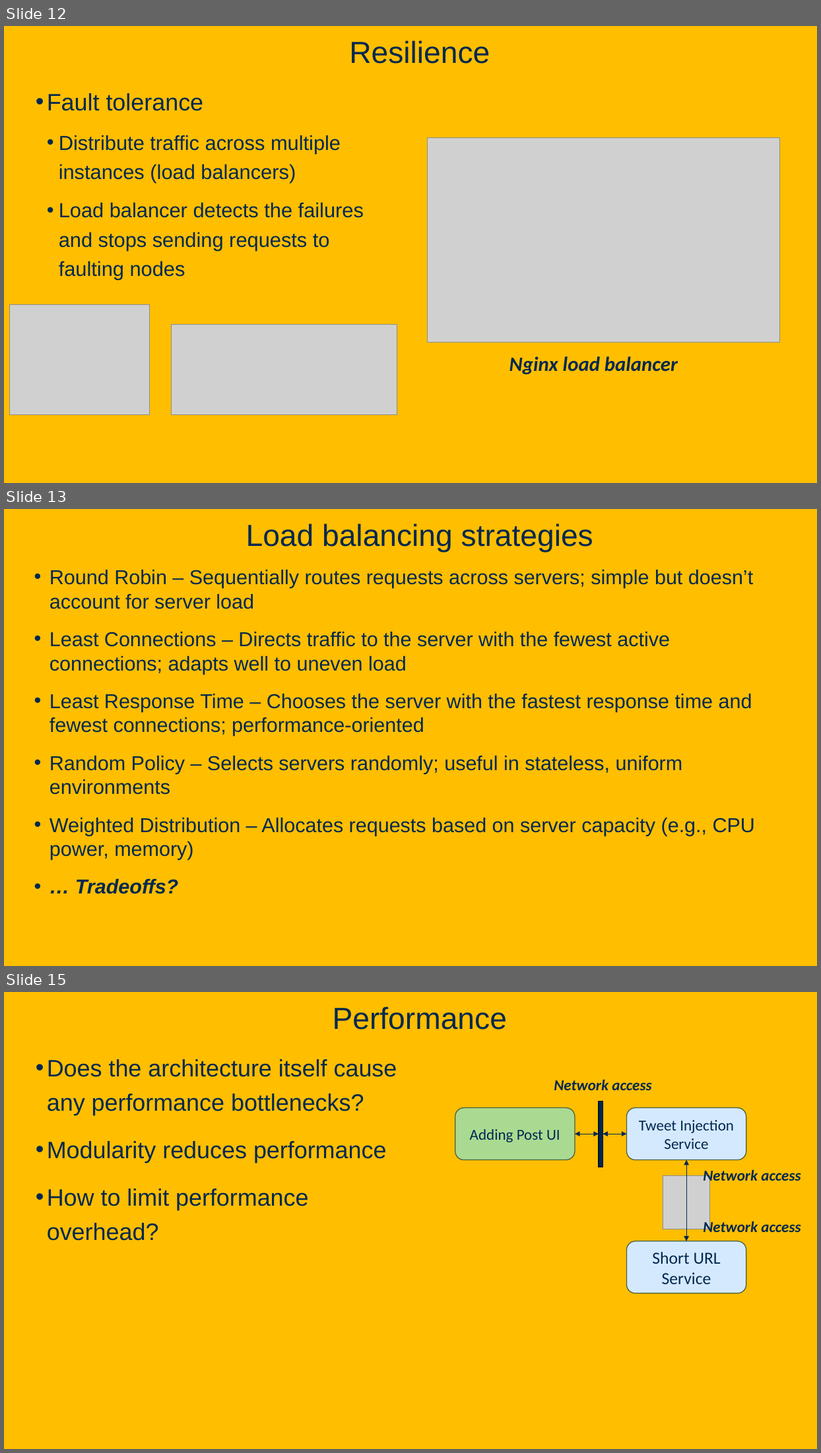
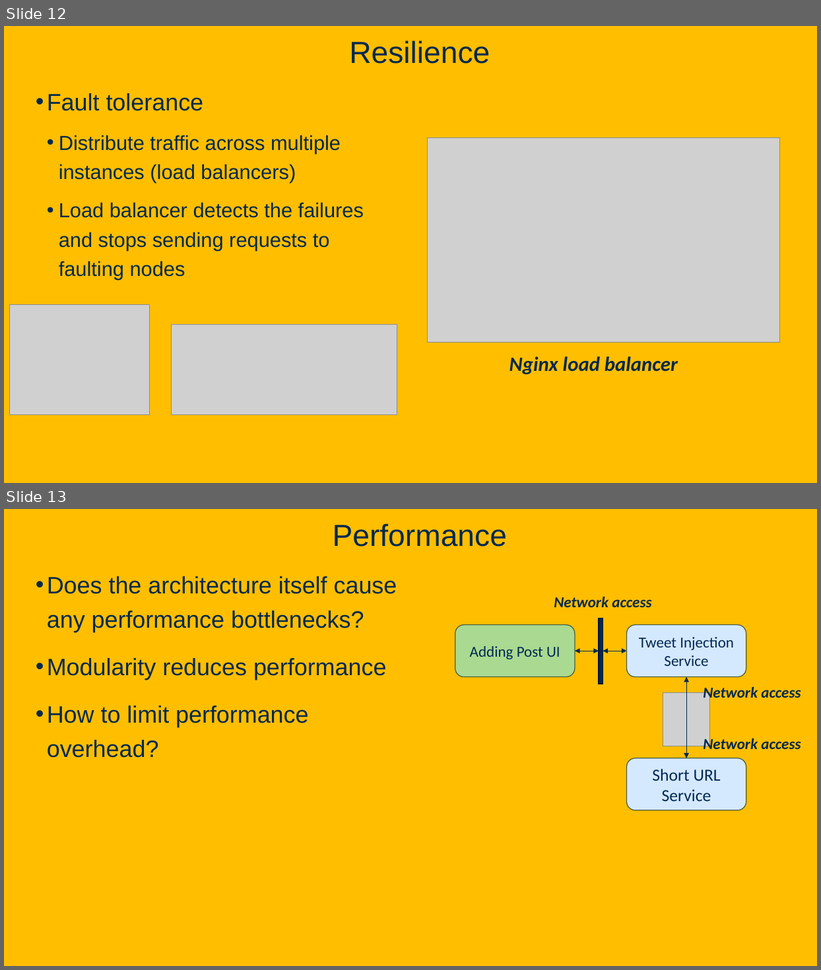
Before and after one commit to davsec-teaching/W26_ECS_160, a slide deck: slides/Microservices.pptx. Shown one above the other, each under a label of ours: slides 12, 13 and 15 before the commit, slides 12 and 13 after it; the slides between them are not shown. The pictures are 821x1453 and 821x970 pixels, drawn with LibreOffice and Linux fonts; fonts in the diff are those of the drawing; grey boxes stand for pictures; background and template pictures are left out. Boxes give left, top, right and bottom in pixels: in the first picture for what was removed or moved away, otherwise in the second. Text is boxed around its words. In the diff, an @@ line names an element or a change of style, - is before the commit and + after.

```diff
--- a/slides/Microservices.pptx
+++ b/slides/Microservices.pptx
@@ slide 13 removed at (4,509,817,966), background picture (left out) @@
@@ title removed at (246,524,593,553) @@
-Load balancing strategies
@@ text removed at (50,570,755,894) @@
-• Round Robin – Sequentially routes requests across servers; simple but doesn’t account for server load
-• Least Connections – Directs traffic to the server with the fewest active connections; adapts well to uneven load
-• Least Response Time – Chooses the server with the fastest response time and fewest connections; performance-oriented
-• Random Policy – Selects servers randomly; useful in stateless, uniform environments
-• Weighted Distribution – Allocates requests based on server capacity (e.g., CPU power, memory)
-• … Tradeoffs?
@@ what was slide 15 is now slide 13 @@
```
Also in this commit, not shown: 3 slides changed, 15 slides added, 8 other slides removed, 3 other files.
